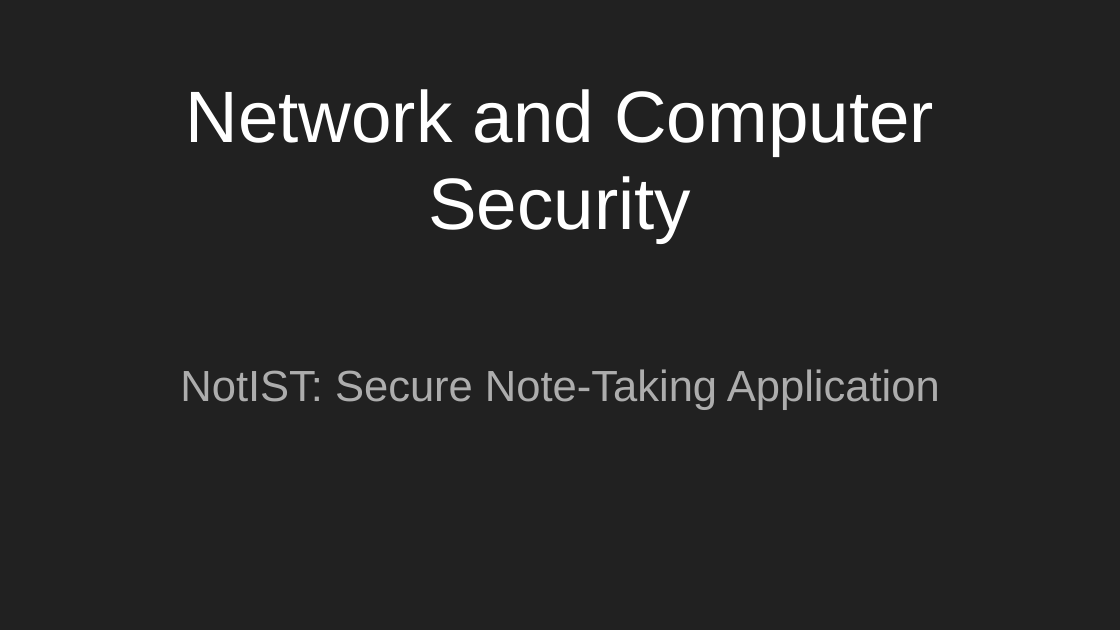
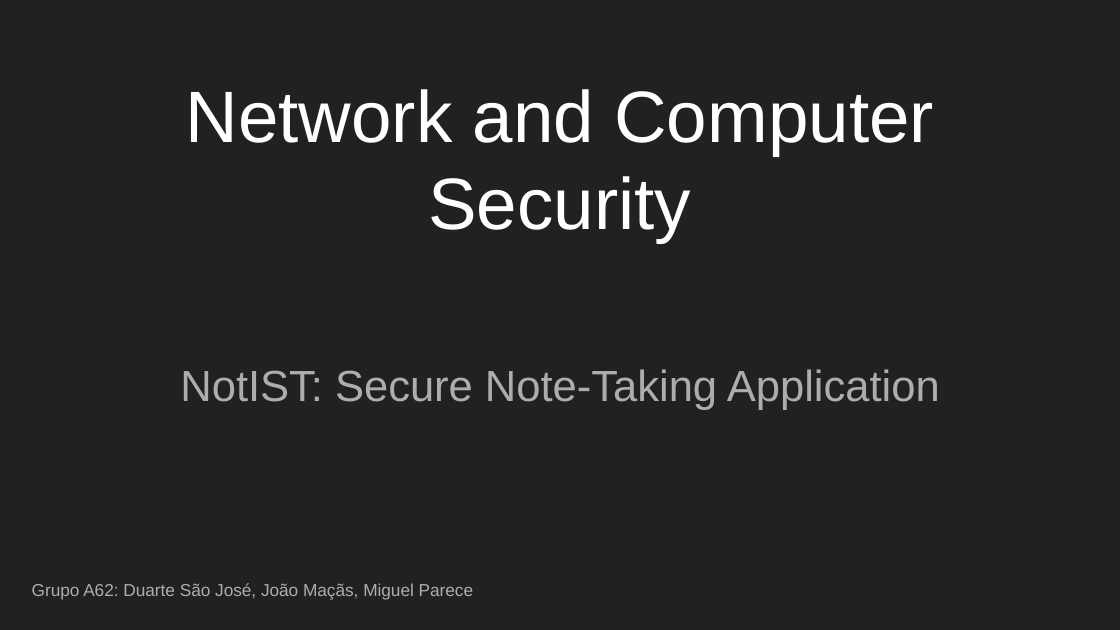
Before and after one commit to DuarteSJ/NoteIST, a slide deck: slide 1 of PRESENTATION.pptx. Drawn at 1120x630 pixels with LibreOffice and Linux fonts; fonts in the diff are those of the drawing. Boxes give left, top, right and bottom in pixels: in the first picture for what was removed or moved away, otherwise in the second. Text is boxed around its words. In the diff, an @@ line names an element or a change of style, - is before the commit and + after.

```diff
--- a/PRESENTATION.pptx
+++ b/PRESENTATION.pptx
@@ subtitle added at bbox=[32, 583, 474, 600], 11.1 pt, text #ADADAD @@
+Grupo A62: Duarte São José, João Maçãs, Miguel Parece
```
Also in this commit, not shown: 5 other slides changed, 2 slides added, 3 slides removed, 1 other file.
